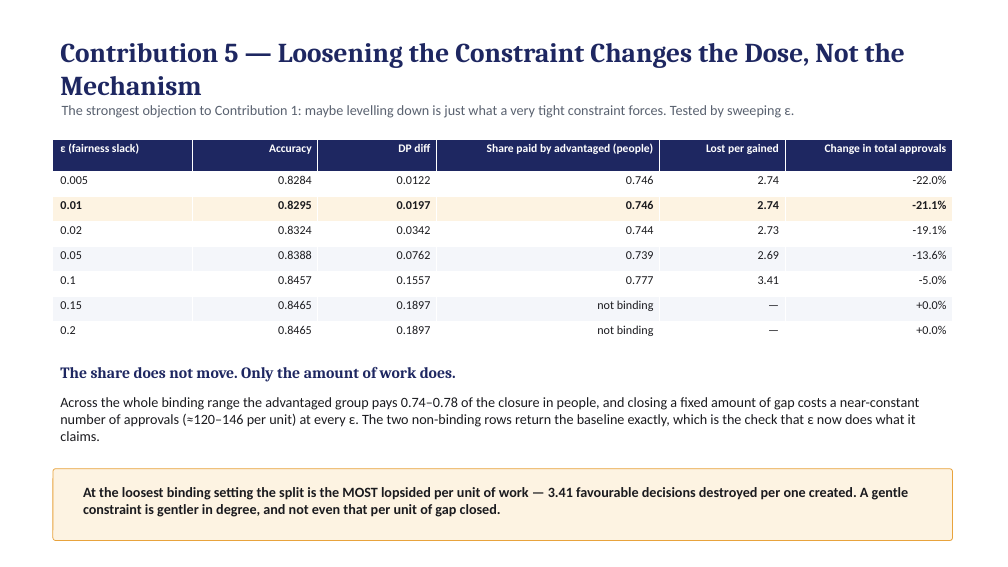
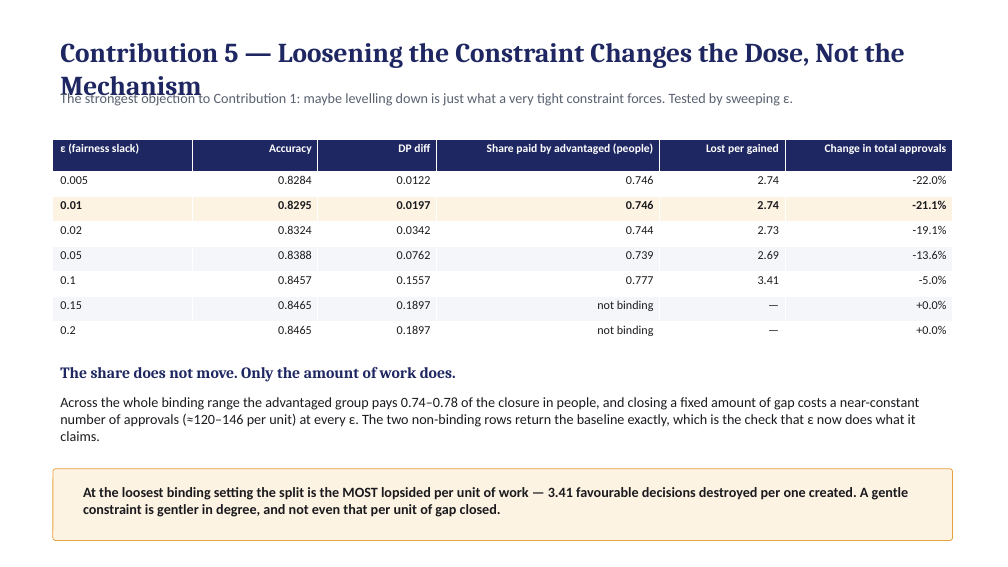
Before and after one commit to Dheirav/who-pays-for-fairness, a slide deck: slide 21 of bias_mitigation_plan.pptx. Drawn at 1008x567 pixels with LibreOffice and Linux fonts; fonts in the diff are those of the drawing. Boxes give left, top, right and bottom in pixels: in the first picture for what was removed or moved away, otherwise in the second. Text is boxed around its words. In the diff, an @@ line names an element or a change of style, - is before the commit and + after.

```diff
--- a/bias_mitigation_plan.pptx
+++ b/bias_mitigation_plan.pptx
@@ text "The strongest objection to Contribution ...": place and size @@
-text "The strongest objection to Contribution ..." at <box>62,105,794,118</box>
+text "The strongest objection to Contribution ..." at <box>60,91,793,106</box>
```
Also in this commit, not shown: 2 other slides changed, 19 other files.
